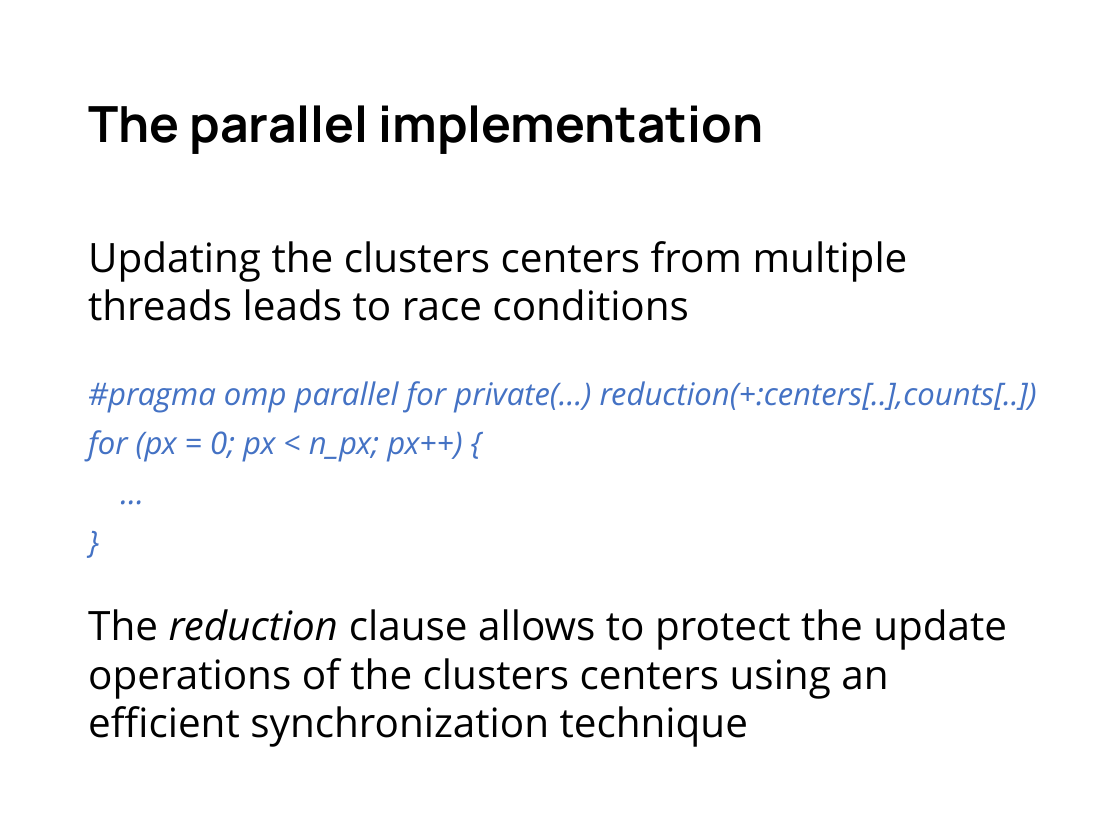
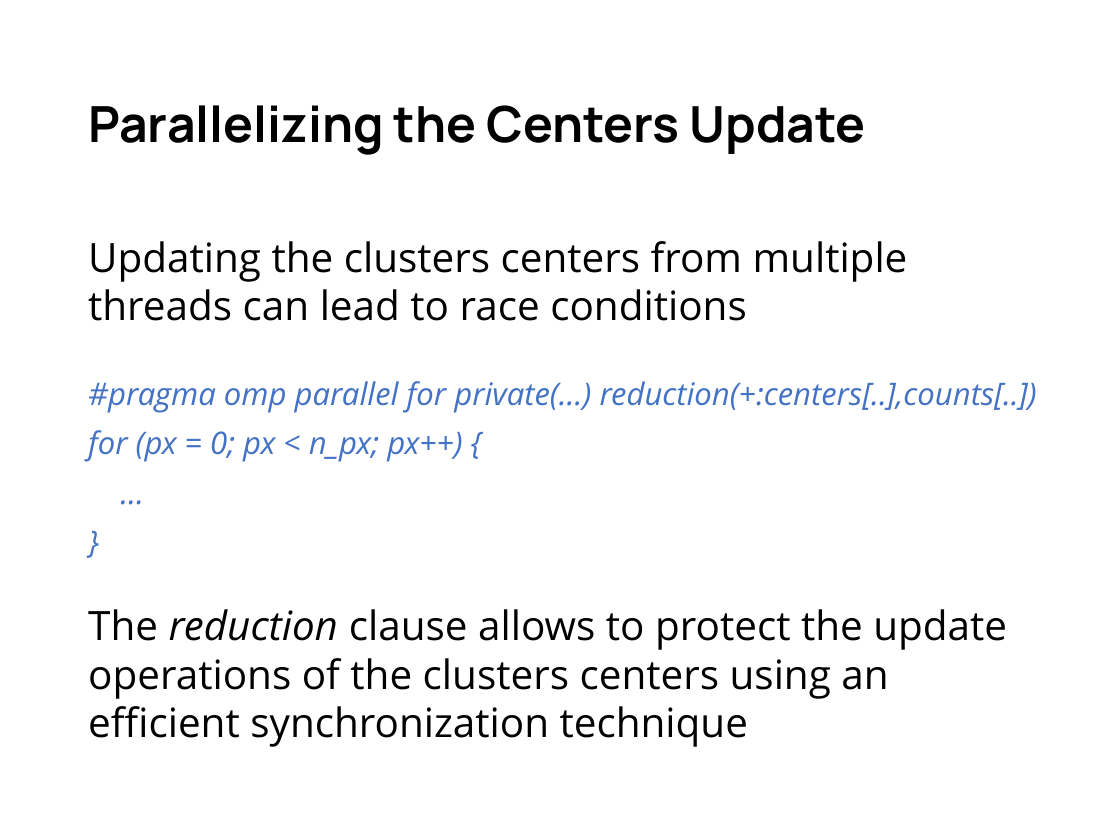
Before and after one commit to gabrielemirando/image-segmentation, a slide deck: slide 9 of docs/pres.pptx. Drawn at 1120x840 pixels with LibreOffice and Linux fonts; fonts in the diff are those of the drawing. Boxes give left, top, right and bottom in pixels: in the first picture for what was removed or moved away, otherwise in the second. Text is boxed around its words. In the diff, an @@ line names an element or a change of style, - is before the commit and + after.

```diff
--- a/docs/pres.pptx
+++ b/docs/pres.pptx
@@ title at <box>88,105,866,155</box>: text changed @@
-The parallel implementation
+Parallelizing the Centers Update
@@ text at <box>88,241,908,321</box>: text changed @@
-Updating the clusters centers from multiple threads leads to race conditions
+Updating the clusters centers from multiple threads can lead to race conditions
```
Also in this commit, not shown: 8 other slides changed, 1 slide added, 1 slide removed.
